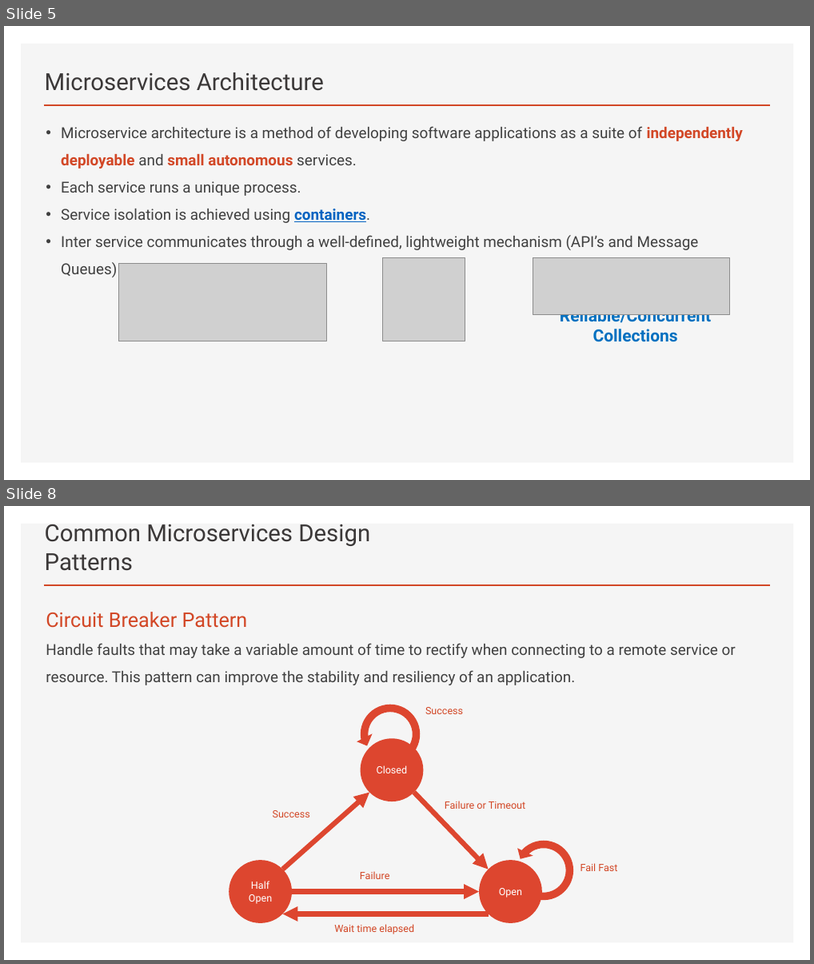
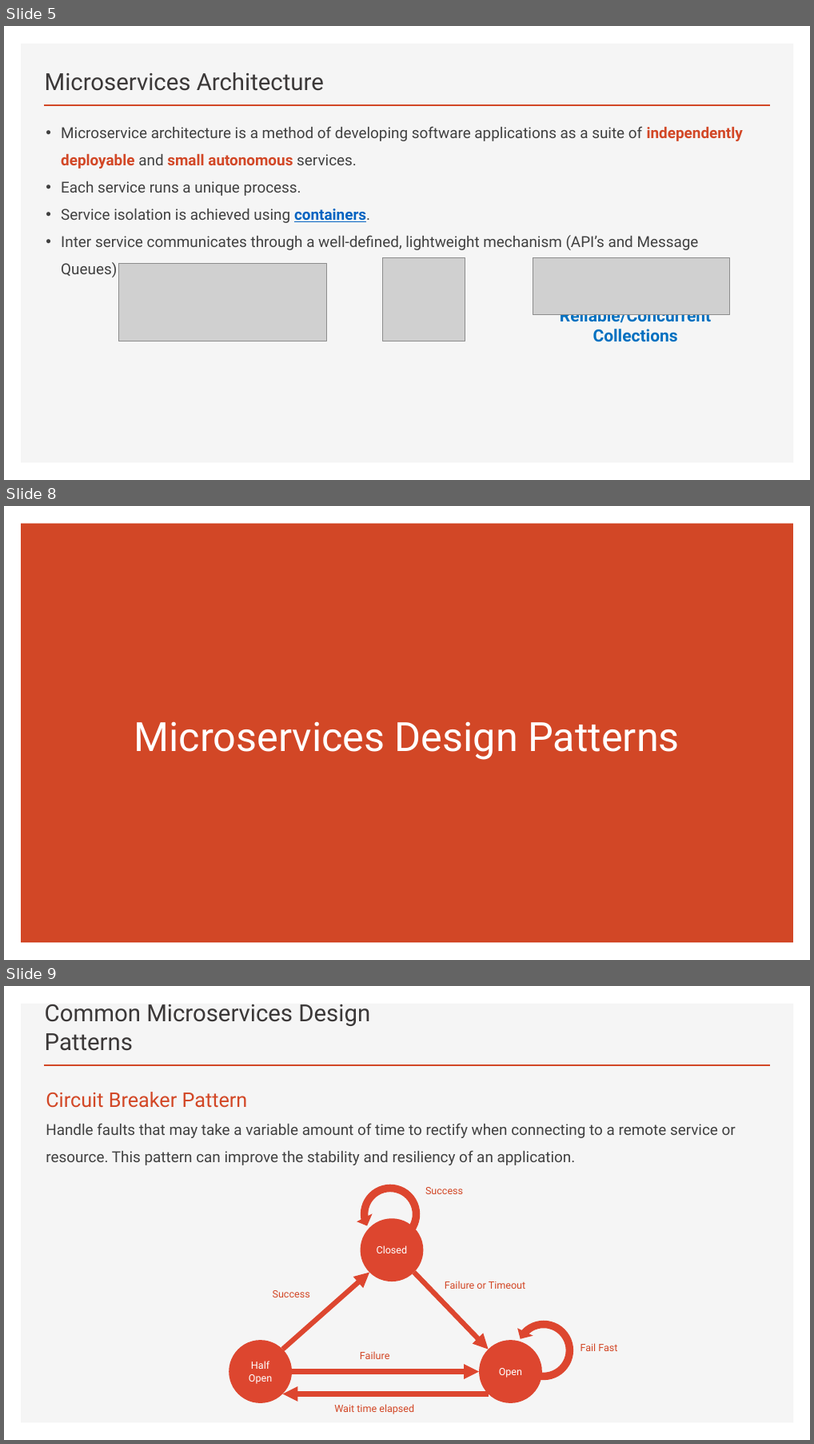
Before and after one commit to brianperera/EasyMaintain, a slide deck: Documents/MicroServices.pptx. Shown one above the other, each under a label of ours: slides 5 and 8 before the commit, slides 5, 8 and 9 after it; the slides between them are not shown. The pictures are 814x964 and 814x1444 pixels, drawn with LibreOffice and Linux fonts; fonts in the diff are those of the drawing; grey boxes stand for pictures. Boxes give left, top, right and bottom in pixels: in the first picture for what was removed or moved away, otherwise in the second. Text is boxed around its words. In the diff, an @@ line names an element or a change of style, - is before the commit and + after.

```diff
--- a/Documents/MicroServices.pptx
+++ b/Documents/MicroServices.pptx
@@ slide 8 added at (x1=4, y1=506, x2=810, y2=960), background #FFFFFF @@
@@ rectangle added at (x1=21, y1=524, x2=794, y2=943), fill #D24726 @@
@@ title added at (x1=134, y1=721, x2=679, y2=760), 48 pt, text #FFFFFF @@
+Microservices Design Patterns
@@ what was slide 8 is now slide 9 @@
```
Also in this commit, not shown: 5 slides changed.
